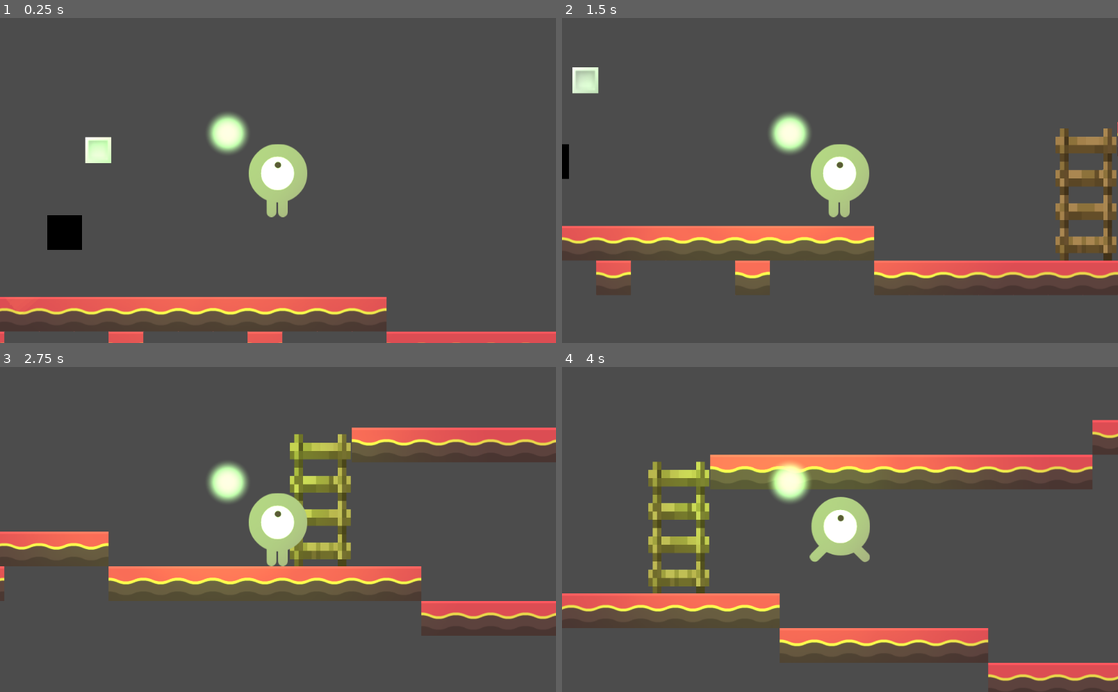
Above: before the commit, frames 1-4 (two rows, left to right).
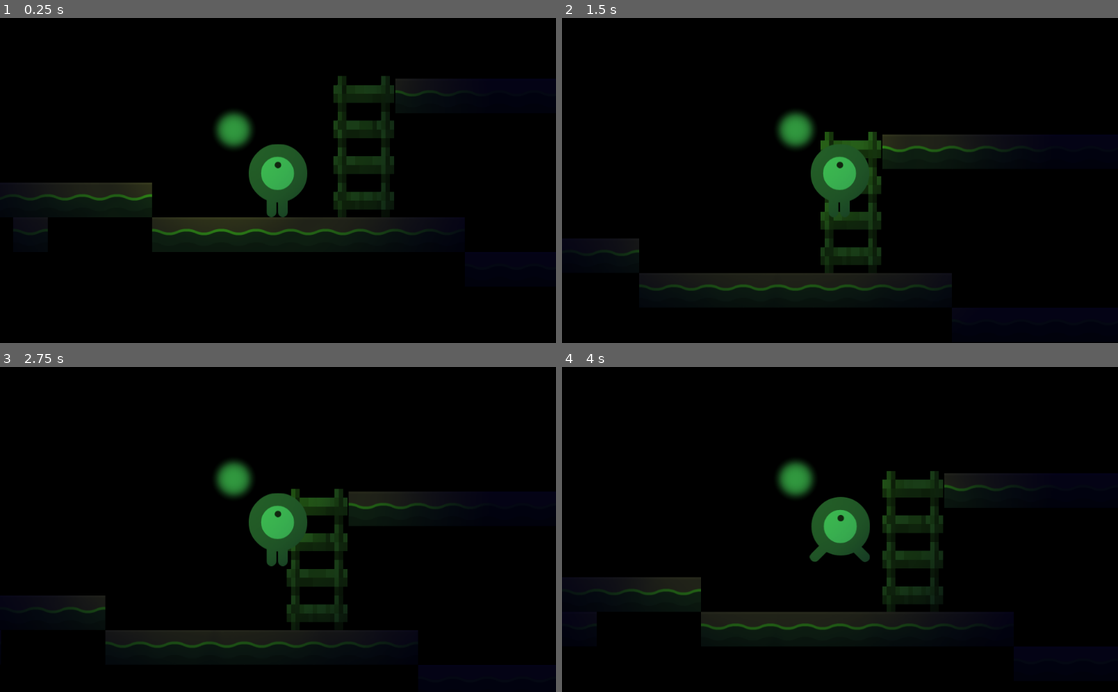
Above: after the commit, the same moments.

Repository: ToaJannox/GameDsgn2019
Game: Godot game, scene res://Node2D.tscn
Same seed, same stepped clock (60 frames per second), same inputs: the game is played once before the commit and once after it.
Inputs:
- Up to frame 1 (0.25 s): no input
- Up to frame 2 (1.5 s): hold Right (ui_right) from 0.53 s (still down); tap Up (ui_up) at 0.77 s
- Up to frame 3 (2.75 s): tap Up (ui_up) at 1.52 s; release Right (ui_right) at 2.03 s; hold Left (ui_left) from 2.03 s (still down)
- Up to frame 4 (4 s): release Left (ui_left) at 2.78 s; hold Right (ui_right) from 2.78 s (still down); tap Up (ui_up) at 3.02, 3.77 s

The runs differ from the first frame. In frame 1, 99% of the frame differs, in the area x 0-100%, y 0-100%; in frame 2, 100%; in frame 3, 100%; in frame 4, 100%.

Commit message:
minor changes godot

Diff:
--- a/Godot_Game_Design_2019/Node2D.tscn
+++ b/Godot_Game_Design_2019/Node2D.tscn
@@ -1,26 +1,26 @@
-[gd_scene load_steps=20 format=2]
+[gd_scene load_steps=19 format=2]
 
-[ext_resource path="res://Scripts/Ladder.gd" type="Script" id=1]
-[ext_resource path="res://ressources/Decor/ladder.png" type="Texture" id=2]
-[ext_resource path="res://ressources/Decor/tilesheet.png" type="Texture" id=3]
-[ext_resource path="res://Scripts/Player.gd" type="Script" id=4]
-[ext_resource path="res://ressources/Perso/playerGrey_up2.png" type="Texture" id=5]
-[ext_resource path="res://ressources/Perso/playerGrey_up1.png" type="Texture" id=6]
-[ext_resource path="res://ressources/Light/light.png" type="Texture" id=7]
-[ext_resource path="res://ressources/Light/spot.png" type="Texture" id=8]
-[ext_resource path="res://ressources/caster.png" type="Texture" id=9]
+[ext_resource path="res://ressources/caster.png" type="Texture" id=1]
+[ext_resource path="res://Scripts/Ladder.gd" type="Script" id=2]
+[ext_resource path="res://ressources/Decor/ladder.png" type="Texture" id=3]
+[ext_resource path="res://ressources/Decor/tilesheet.png" type="Texture" id=4]
+[ext_resource path="res://Scripts/Player.gd" type="Script" id=5]
+[ext_resource path="res://ressources/Perso/playerGrey_up2.png" type="Texture" id=6]
+[ext_resource path="res://ressources/Perso/playerGrey_up1.png" type="Texture" id=7]
+[ext_resource path="res://ressources/Light/light.png" type="Texture" id=8]
+[ext_resource path="res://ressources/Light/spot.png" type="Texture" id=9]
 [ext_resource path="res://Scripts/Pet.gd" type="Script" id=10]
 [ext_resource path="res://ressources/Perso/player.png" type="Texture" id=11]
 
 [sub_resource type="RectangleShape2D" id=1]
-extents = Vector2( 57.2085, 123.1 )
+extents = Vector2( 57.2085, 141.038 )
 
 [sub_resource type="ConvexPolygonShape2D" id=2]
 points = PoolVector2Array( 0, 0, 64, 0, 64, 64, 0, 64 )
 
 [sub_resource type="TileSet" id=3]
 0/name = "tilesheet.png 0"
-0/texture = ExtResource( 3 )
+0/texture = ExtResource( 4 )
 0/tex_offset = Vector2( 0, 0 )
 0/modulate = Color( 1, 1, 1, 1 )
 0/region = Rect2( 128, 0, 64, 64 )
@@ -63,23 +63,28 @@
 "speed": 5.0
 } ]
 
-[sub_resource type="RectangleShape2D" id=8]
-extents = Vector2( 24.2123, 24.2504 )
+[node name="Node2D" type="Node2D"]
 
-[node name="Node2D" type="Node2D"]
+[node name="Sprite" type="Sprite" parent="."]
+position = Vector2( 887.92, 379.431 )
+scale = Vector2( 173.615, 70.8527 )
+texture = ExtResource( 1 )
+
+[node name="CanvasModulate" type="CanvasModulate" parent="."]
+color = Color( 0.0196078, 0.0392157, 0.25098, 1 )
 
 [node name="Ladder" type="Area2D" parent="."]
 editor/display_folded = true
-script = ExtResource( 1 )
+script = ExtResource( 2 )
 
 [node name="CollisionShape2D" type="CollisionShape2D" parent="Ladder"]
 position = Vector2( 1157.77, 391.057 )
 shape = SubResource( 1 )
 
 [node name="LadderSprite" type="Sprite" parent="Ladder"]
-position = Vector2( 1158.17, 391.106 )
-scale = Vector2( 0.25, 0.48 )
-texture = ExtResource( 2 )
+position = Vector2( 1158.17, 382.594 )
+scale = Vector2( 0.25, 0.513248 )
+texture = ExtResource( 3 )
 
 [node name="TileMap" type="TileMap" parent="."]
 tile_set = SubResource( 3 )
@@ -87,9 +92,8 @@
 tile_data = PoolIntArray( 196638, 0, 0, 196639, 0, 0, 196642, 0, 0, 327652, 0, 0, 262163, 0, 0, 262164, 0, 0, 262165, 0 …(1503 unchanged characters)…
 
 [node name="Player" type="KinematicBody2D" parent="."]
-editor/display_folded = true
-position = Vector2( 567.677, 183.47 )
-script = ExtResource( 4 )
+position = Vector2( 1000.4, 427.649 )
+script = ExtResource( 5 )
 
 [node name="PlayerSprite" type="AnimatedSprite" parent="Player"]
 frames = SubResource( 4 )
@@ -105,8 +109,8 @@
 
 [node name="LightPlayer" type="Light2D" parent="Player"]
 editor/display_folded = true
-position = Vector2( -93.8425, -86.0754 )
-texture = ExtResource( 7 )
+position = Vector2( -82.7358, -92.4221 )
+texture = ExtResource( 8 )
 color = Color( 0.239216, 0.760784, 0.0705882, 1 )
 shadow_enabled = true
 shadow_color = Color( 0, 0, 0, 1 )
@@ -135,9 +139,5 @@
 [node name="AnimatedSprite" type="AnimatedSprite" parent="Pet"]
 scale = Vector2( 3, 3 )
 frames = SubResource( 7 )
-
-[node name="CollisionShape2D" type="CollisionShape2D" parent="Pet"]
-visible = false
-shape = SubResource( 8 )
 [connection signal="body_entered" from="Ladder" to="Ladder" method="_on_Ladder_body_entered"]
 [connection signal="body_exited" from="Ladder" to="Ladder" method="_on_Ladder_body_exited"]
--- a/Godot_Game_Design_2019/Scripts/Player.gd
+++ b/Godot_Game_Design_2019/Scripts/Player.gd
@@ -33,16 +33,16 @@
 	var walk_up = Input.is_action_pressed("ui_up")
 	var walk_down = Input.is_action_just_pressed("ui_down")
 
-	# Movements in x TODO Check why player "slide" when change left-right
 	if walk_left && !walk_right:
 		motion.x -= WALK_SPEED
 		$PlayerSprite.animation = "walk"
 		stop = false
-	elif walk_right && !walk_left:
+	if walk_right && !walk_left:
 		motion.x += WALK_SPEED
 		$PlayerSprite.animation = "walk"
 		stop = false
-	else:
+	if (walk_right && walk_left) || (!walk_right && !walk_left):
+		velocity.x = 0
 		$PlayerSprite.animation = "static"
 
 	# On ladder --- TODO ---
Not shown: 2 places in Godot_Game_Design_2019/Node2D.tscn that only renumber resources
